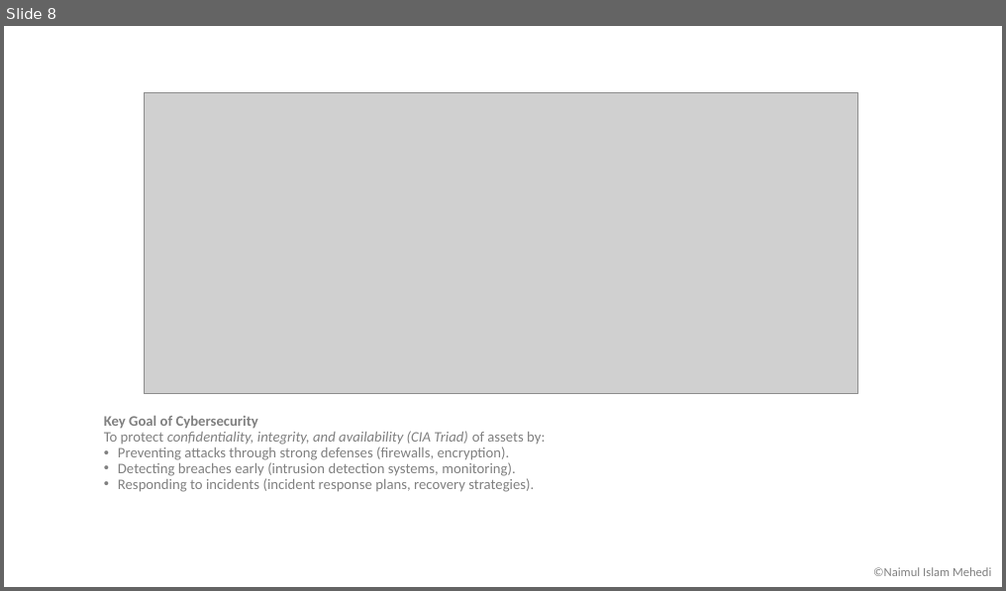
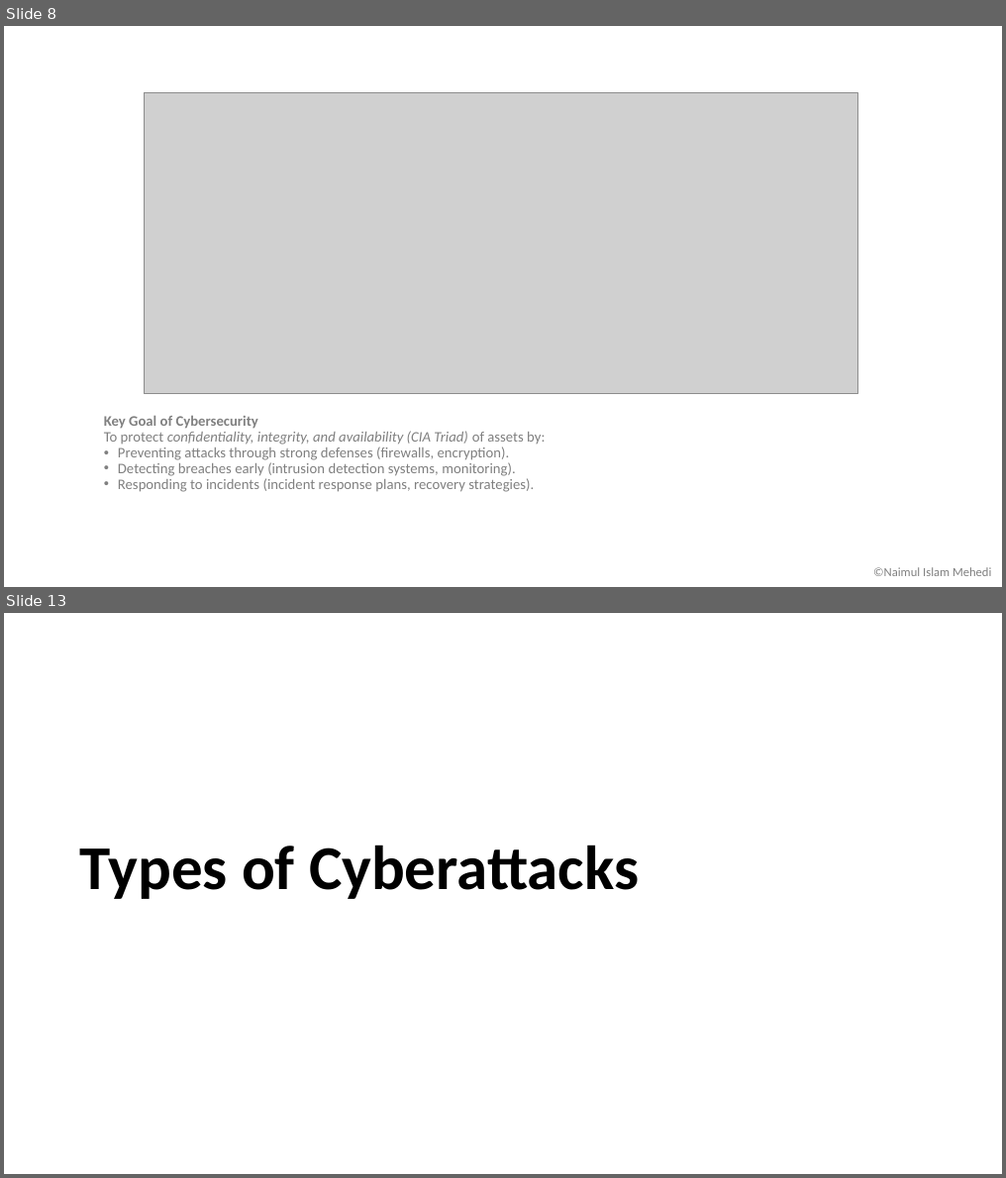
Before and after one commit to MehediAndInterface/Cyber-Security, a slide deck: Module 1 - Introduction to Cybersecurity/1. Introduction to Cybersecurity.pptx. Shown one above the other, each under a label of ours: slide 8 before the commit, slides 8 and 13 after it; the slides between them are not shown. The pictures are 1006x591 and 1006x1178 pixels, drawn with LibreOffice and Linux fonts; fonts in the diff are those of the drawing; grey boxes stand for pictures. Boxes give left, top, right and bottom in pixels: in the first picture for what was removed or moved away, otherwise in the second. Text is boxed around its words. In the diff, an @@ line names an element or a change of style, - is before the commit and + after.

```diff
--- a/Module 1 - Introduction to Cybersecurity/1. Introduction to Cybersecurity.pptx
+++ b/Module 1 - Introduction to Cybersecurity/1. Introduction to Cybersecurity.pptx
@@ slide 13 added at box(4, 613, 1002, 1174), background #FFFFFF @@
@@ title added at box(79, 845, 639, 899), 60 pt, text #000000, bold @@
+Types of Cyberattacks
```
Also in this commit, not shown: 13 other slides added, 4 other files.
